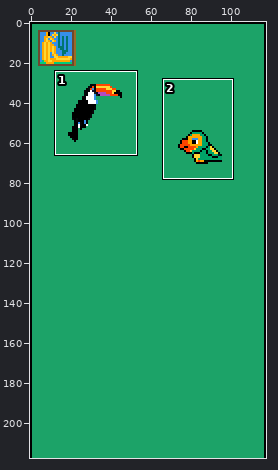
Sprite sheet, stored at bandeira_inferior.png. The first picture is a wide view before the edit; the outline marks the close-up.
Close-up. As it was:
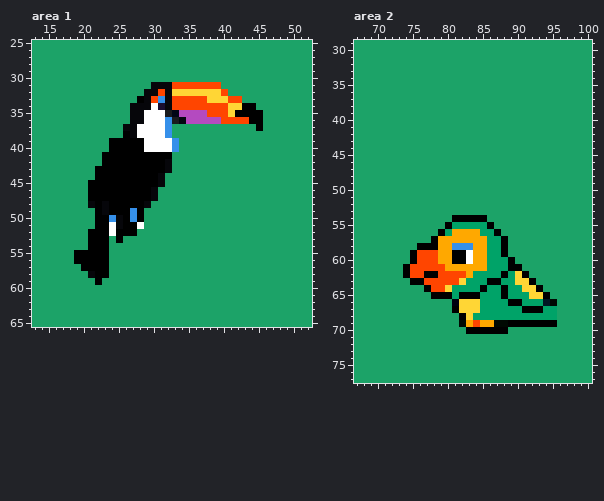
The file is 118x218 pixels. Colours within 5 levels of each other are drawn and written as one. Shown: area 1: x 13..52, y 25..65; area 2: x 67..100, y 29..77.
The same view after the edit:
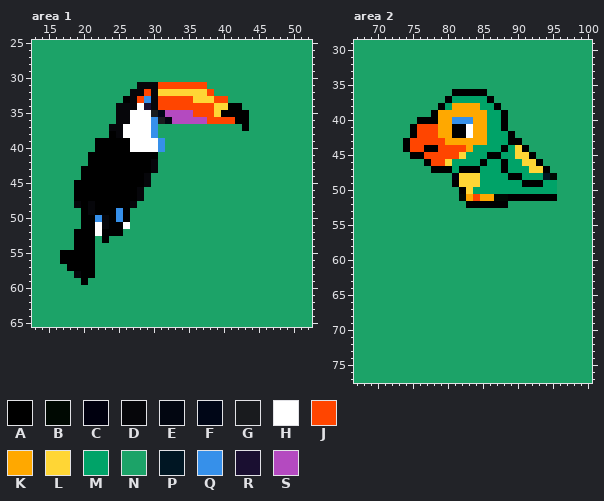
Palette (. is transparent): A #000000  B #000902  C #00000f  D #06060a  E #020611  F #000617  G #191b1e  H #ffffff  J #ff4500  K #ffa800  L #ffd635  M #00a368  N #1ca368  P #001623  Q #3690ea  R #1a0f31  S #b44ac0
Diff:
Changed rows in their new state; - is an unchanged pixel.
Area 1:
first column x 17:
31 -----------DD-JJ-----NN------
32 ----------DDJ-LL-----JNN-----
33 ---------ADJQDJJ---LL-JJNN---
34 --------DD-HRDJJ------LLAANN-
35 --------DDHH-GFSS--JJ-LAA--NN
36 --------DDHH-QGESS---JJ--AANN
37 -------DDHH--QNN----------A-N
38 -------ADHH--QNN-------------
39 -----AA---HH--QNN------------
40 -----AA---HH--QNN------------
41 ----AA--------NN-------------
42 ----AA-------DNN-------------
43 ---AA--------DNN-------------
44 ---AA-------DNN--------------
45 --AA--------DNN--------------
46 --AA-------DNN---------------
47 --AA-------DNN---------------
48 --DA--A---DNN----------------
49 ---AD-A-Q-NN-----------------
50 ---AAQDAQ-NN-----------------
51 ---AAHDAAHNN-----------------
52 --AA-H-A-NN------------------
53 --AA-N--N--------------------
54 --AA-NN----------------------
55 AA---NN----------------------
56 AA---NN----------------------
57 -AA--NN----------------------
58 --DAANN----------------------
59 ---A-N-----------------------
Area 2:
first column x 74:
36 -------AAAAA----------
37 ------AMMMMMA---------
38 -----AMKKKKMMA--------
39 ----AKKKKKKKMMA-------
40 --AAAKKQQQKKMMA-------
41 -AJJJKKAAHKKMMA-------
42 -AJJJKKAAHKKMMMA------
43 AJJJJJKKKKKKMMMAA-----
44 AJJAAJJJJKMMMMAMLA----
45 -AAJJJJJLMMMAAMMLLA---
46 ---AJJLMMMMAMMAMMLLA--
47 ----AAAMAAAMMMAMMMLLA-
48 -------CLLLMMMMAAMMMPB
49 -------ALLLMMMMMMAAAMM
50 --------ALMMMMMMMMMMMM
51 --------BKJKKBBAAAAAAA
52 ---------AAAAAA-------
54 -------NNNNN----------
55 ------NNNNNNN---------
56 -----NNNNNNNNN--------
57 ----NNNNNNNNNNN-------
58 --NNNNNNNNNNNNN-------
59 -NNNNNNNNNNNNNN-------
60 -NNNNNNNNNNNNNNN------
61 NNNNNNNNNNNNNNNNN-----
62 NNNNNNNNNNNNNNNNNN----
63 -NNNNNNNNNNNNNNNNNN---
64 ---NNNNNNNNNNNNNNNNN--
65 ----NNNNNNNNNNNNNNNNN-
66 -------NNNNNNNNNNNNNNN
67 -------NNNNNNNNNNNNNNN
68 --------NNNNNNNNNNNNNN
69 --------NNNNNNNNNNNNNN
70 ---------NNNNNN-------
Pixel boxes of the changes (left, top, right, bottom) in both close-ups:
changed: (60, 82, 263, 285)
changed: (403, 89, 557, 334)
